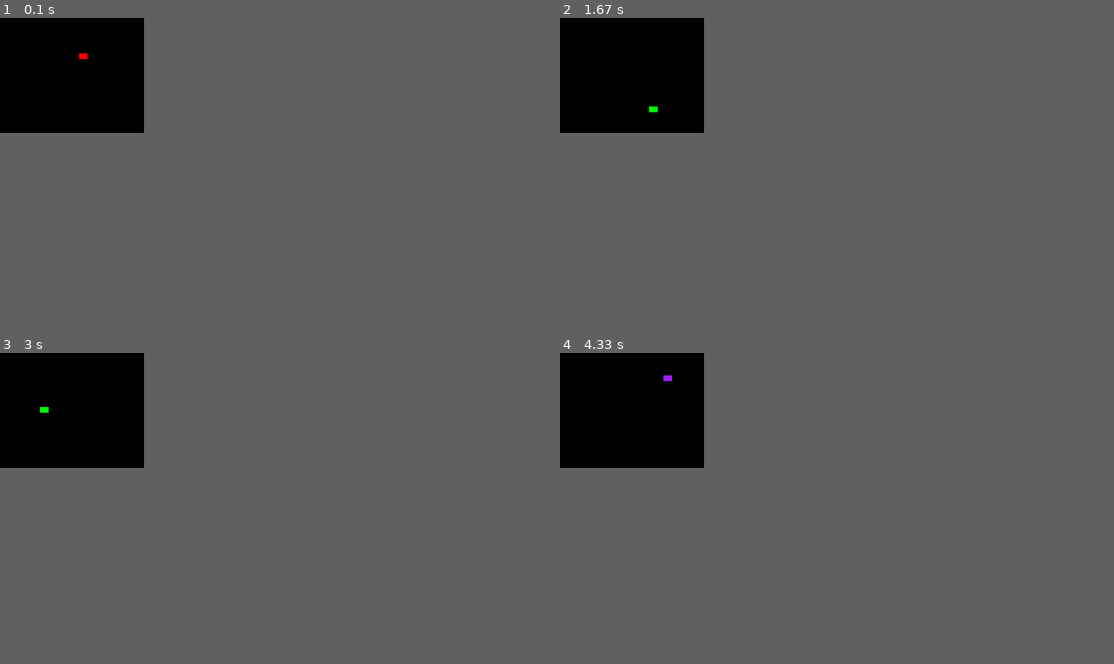
Above: before the commit, frames 1-4 (two rows, left to right).
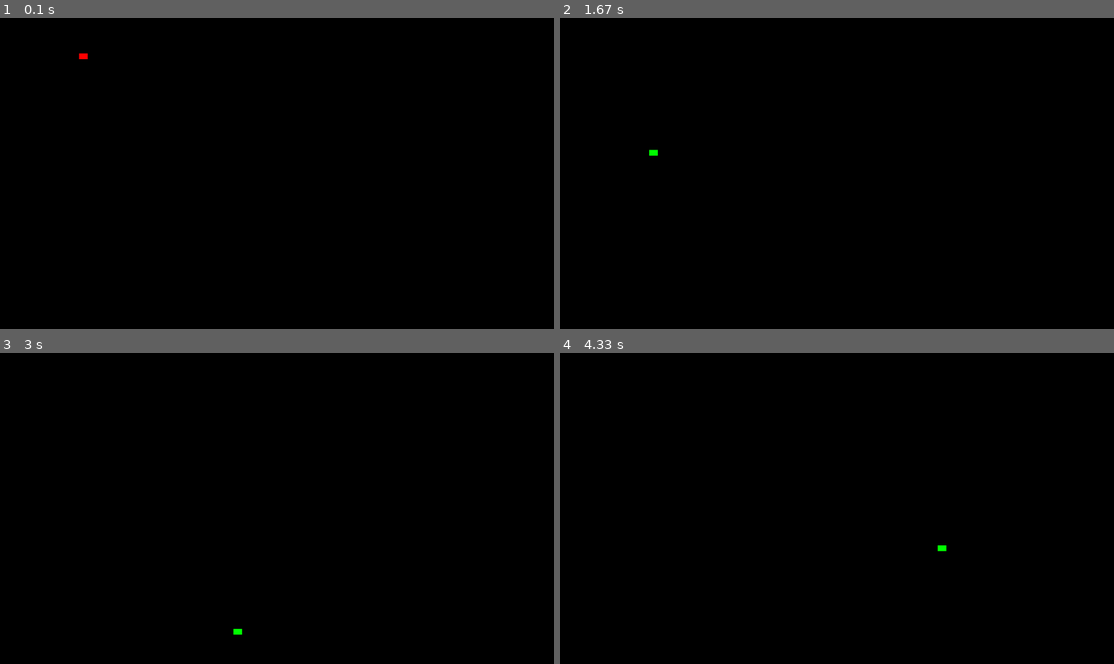
Above: after the commit, the same moments.

Repository: Vedhesh/Codingal
Game: pygame game, started from PYGAME/CLASS-3-PYGAME-SPRITES/BOUNCING-RECTANGLE/main.py
The game is run twice, just before and just after one commit, with the same random seed, the same clock (stepped at 60 frames per second) and the same inputs.
Inputs:
- Up to frame 1 (0.1 s): no input
- Up to frame 2 (1.67 s): no input
- Up to frame 3 (3 s): no input
- Up to frame 4 (4.33 s): no input
The window is 234x187 before the commit and 900x506 after it. Grey fills any space a smaller window leaves; there, only what the larger window draws over its background counts as a difference.

The runs differ from the first frame. In frame 1, less than 0.1% of the frame differs, in the area x 14-16%, y 11-14%; in frame 2, less than 0.1%; in frame 3, less than 0.1%, in the area x 7-44%, y 17-91%; in frame 4, less than 0.1%.

Commit message:
fullscreen
py

Diff:
--- a/PYGAME/CLASS-3-PYGAME-SPRITES/BOUNCING-RECTANGLE/main.py
+++ b/PYGAME/CLASS-3-PYGAME-SPRITES/BOUNCING-RECTANGLE/main.py
@@ -27,11 +27,11 @@
         self.rect.move_ip(self.velocity)
         COLLISION = False
 
-        if self.rect.left <= 0 or self.rect.right >= 500:
+        if self.rect.left <= 0 or self.rect.right >= 1920:
             self.velocity[0] = -self.velocity[0]
             COLLISION = True
 
-        if self.rect.top <= 0 or self.rect.bottom >= 400:
+        if self.rect.top <= 0 or self.rect.bottom >= 1080:
             self.velocity[1] = -self.velocity[1]
             COLLISION = True
 
@@ -54,7 +54,7 @@
 
 SPRITE_GROUP.add(SPRITE)
 
-SCREEN = pygame.display.set_mode((500, 400))
+SCREEN = pygame.display.set_mode((1920, 1080))
 pygame.display.set_caption("Bouncing Square")
 
 BACKGROUND_COLOR = BLACK
